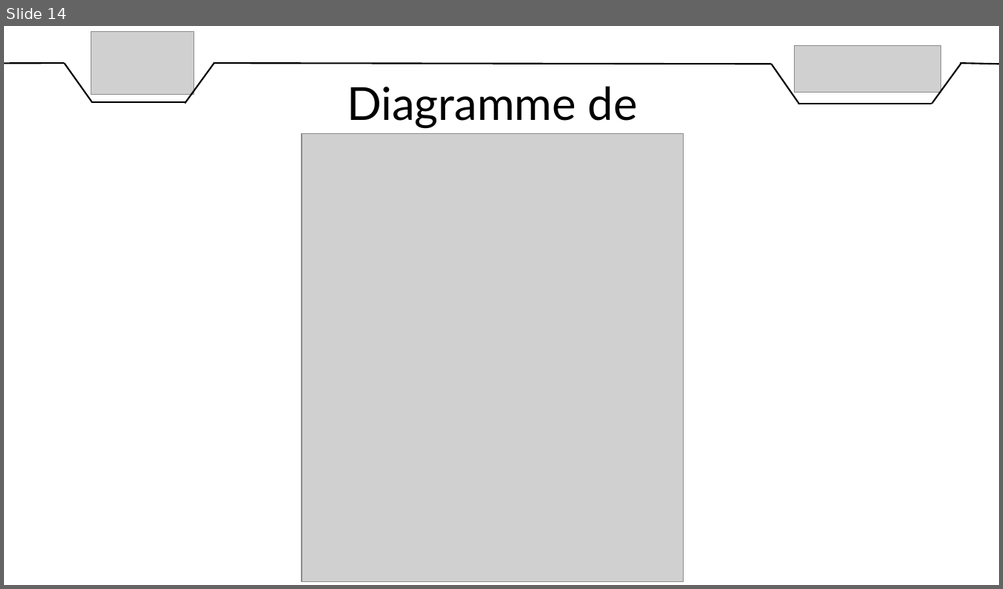
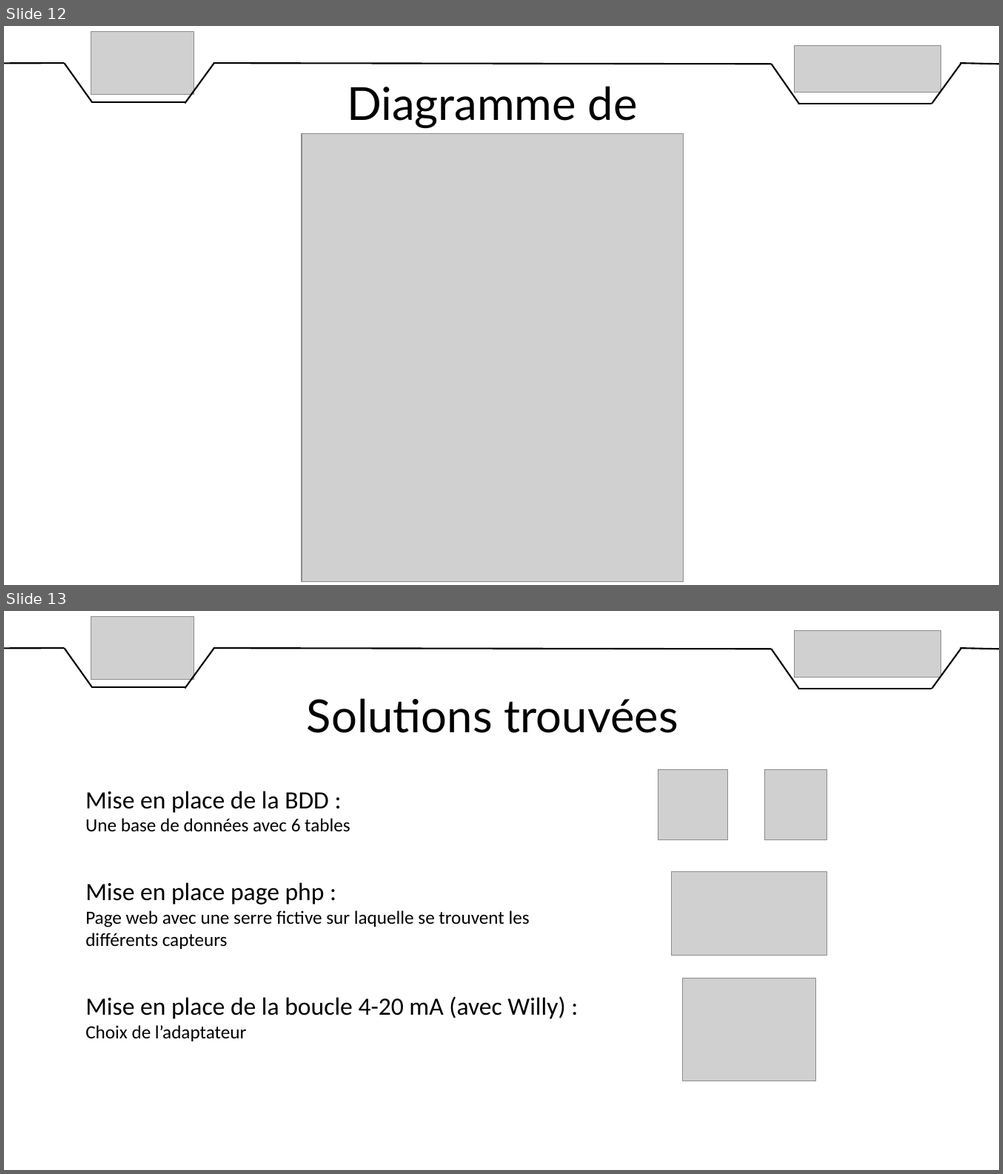
Before and after one commit to DylanChe/SupervisionSerre, a slide deck: oral_projet/revue_2/diaporama_revue_2_samuel.pptx. Shown one above the other, each under a label of ours: slide 14 before the commit, slides 12 and 13 after it. The pictures are 1003x589 and 1003x1174 pixels, drawn with LibreOffice and Linux fonts; fonts in the diff are those of the drawing; grey boxes stand for pictures. Boxes give left, top, right and bottom in pixels: in the first picture for what was removed or moved away, otherwise in the second. Text is boxed around its words. In the diff, an @@ line names an element or a change of style, - is before the commit and + after.

```diff
--- a/oral_projet/revue_2/diaporama_revue_2_samuel.pptx
+++ b/oral_projet/revue_2/diaporama_revue_2_samuel.pptx
@@ slide 13 added at bbox=[4, 611, 999, 1170], background #FFFFFF @@
@@ picture added at bbox=[91, 616, 194, 680] @@
@@ picture added at bbox=[794, 630, 941, 677] @@
@@ line added from (4, 648) to (65, 648), #000000 1.5 pt @@
@@ line added from (65, 648) to (92, 688), #000000 1.5 pt @@
@@ line added from (214, 647) to (185, 689), #000000 1.5 pt @@
@@ line added from (213, 648) to (771, 649), #000000 1.5 pt @@
@@ line added from (771, 649) to (800, 689), #000000 1.5 pt @@
@@ line added from (962, 647) to (931, 689), #000000 1.5 pt @@
@@ line added from (960, 648) to (999, 649), #000000 1.5 pt @@
@@ line added from (92, 688) to (186, 688), #000000 1.5 pt @@
@@ text added at bbox=[307, 698, 678, 733], 44 pt, text #000000 @@
+Solutions trouvées
@@ line added from (800, 689) to (931, 689), #000000 1.5 pt @@
@@ picture added at bbox=[657, 770, 728, 840] @@
@@ picture added at bbox=[764, 770, 826, 840] @@
@@ text added at bbox=[85, 791, 350, 832], 18 pt, text #000000 @@
+Mise en place de la BDD :
+Une base de données avec 6 tables
@@ picture added at bbox=[671, 872, 827, 956] @@
@@ text added at bbox=[85, 883, 529, 949], 18 pt, text #000000 @@
+Mise en place page php :
+Page web avec une serre fictive sur laquelle se trouvent les différents capteurs
@@ picture added at bbox=[683, 978, 815, 1081] @@
@@ text added at bbox=[85, 997, 565, 1042], 24 pt, text #000000 @@
+Mise en place de la boucle 4-20 mA (avec Willy) :
+Choix de l’adaptateur
@@ what was slide 14 is now slide 12 @@
```
Also in this commit, not shown: 6 slides changed, 2 other slides added, 2 other files.
